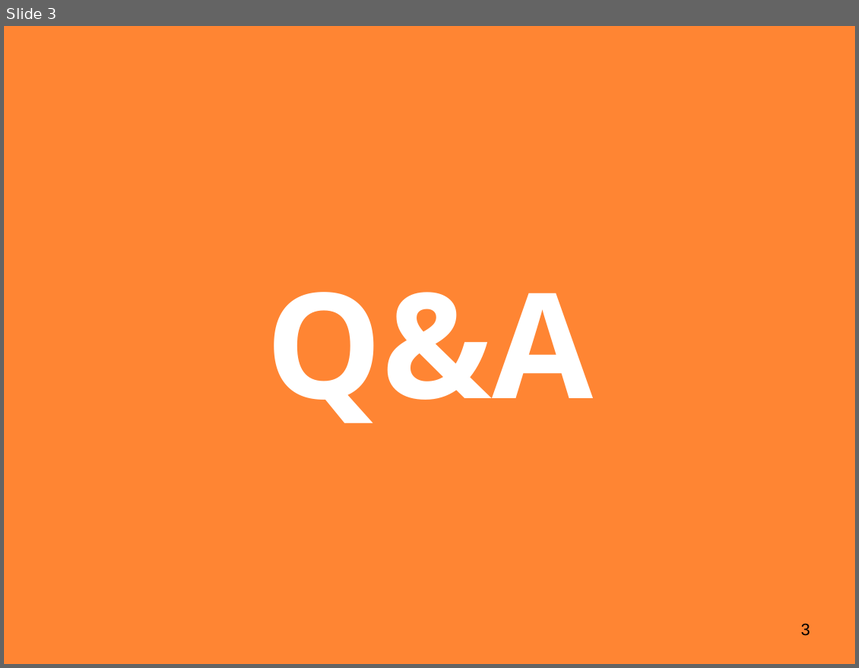
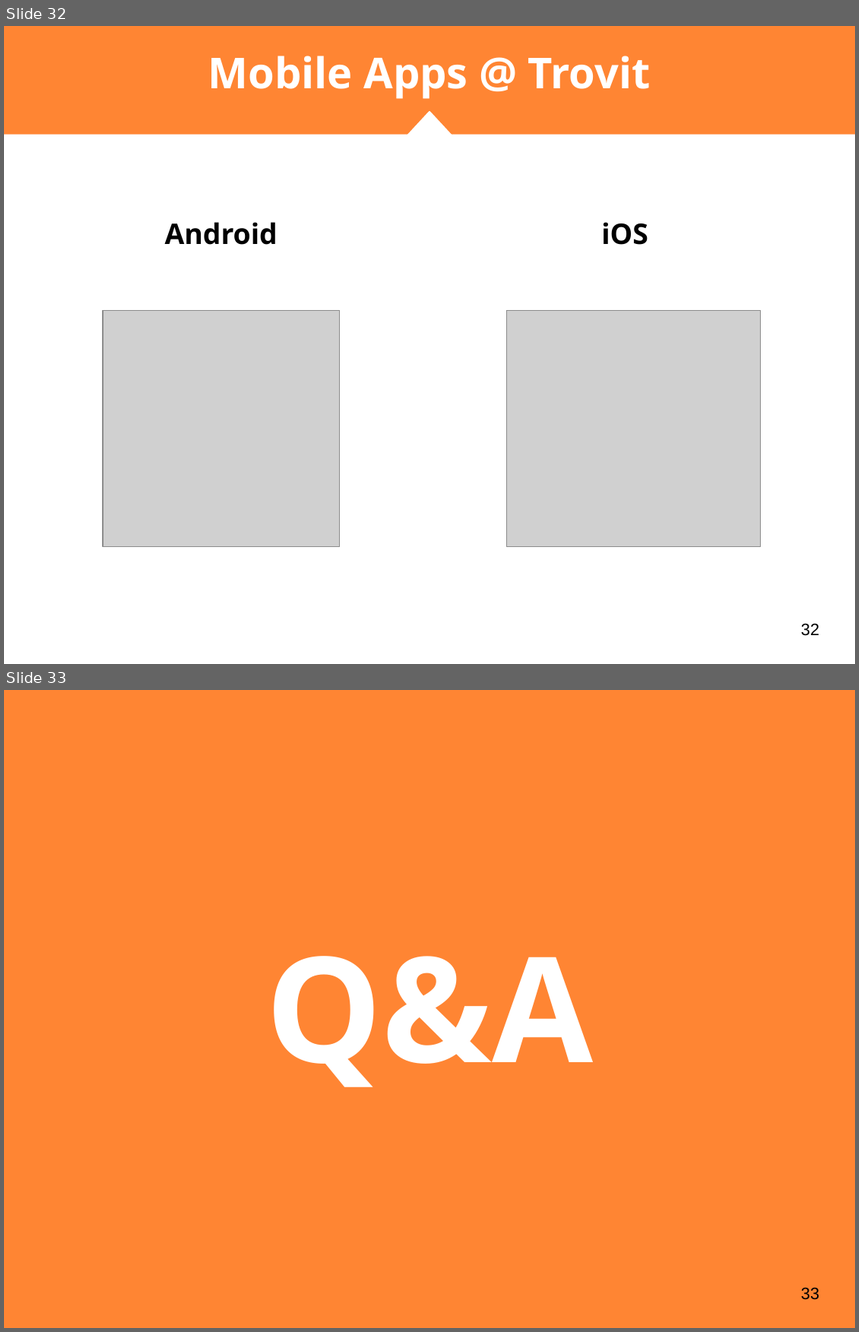
Before and after one commit to nmaletm/git-presentation, a slide deck: Presentations/P3.1 - Ionic.pptx. Shown one above the other, each under a label of ours: slide 3 before the commit, slides 32 and 33 after it. The pictures are 859x668 and 859x1332 pixels, drawn with LibreOffice and Linux fonts; fonts in the diff are those of the drawing; grey boxes stand for pictures. Boxes give left, top, right and bottom in pixels: in the first picture for what was removed or moved away, otherwise in the second. Text is boxed around its words. In the diff, an @@ line names an element or a change of style, - is before the commit and + after.

```diff
--- a/Presentations/P3.1 - Ionic.pptx
+++ b/Presentations/P3.1 - Ionic.pptx
@@ slide 32 added at (4,26,855,664), background #FFFFFF @@
@@ rectangle added at (4,26,855,134), fill #FF8533 @@
@@ title added at (208,56,651,99), 36 pt, text #FFFFFF, bold @@
+Mobile Apps @ Trovit
@@ triangle added at (408,110,452,133), fill #FF8533 @@
@@ triangle added at (408,112,451,135), fill #FFFFFF, outline #FFFFFF 1.5 pt @@
@@ rectangle added at (4,132,855,134), fill #FF8533 @@
@@ text added at (165,222,278,245), 24 pt, text #000000, bold @@
+Android
@@ text added at (601,222,648,245), 24 pt, text #000000, bold @@
+iOS
@@ picture added at (103,310,339,547) @@
@@ picture added at (507,310,761,547) @@
@@ page number added at (801,623,819,636), 14 pt, text #000000 @@
+32
@@ what was slide 3 is now slide 33 @@
@@ page number at (801,1287,819,1300): text changed @@
-3
+33
```
Also in this commit, not shown: 30 other slides added, 1 slide removed, 6 other files.
